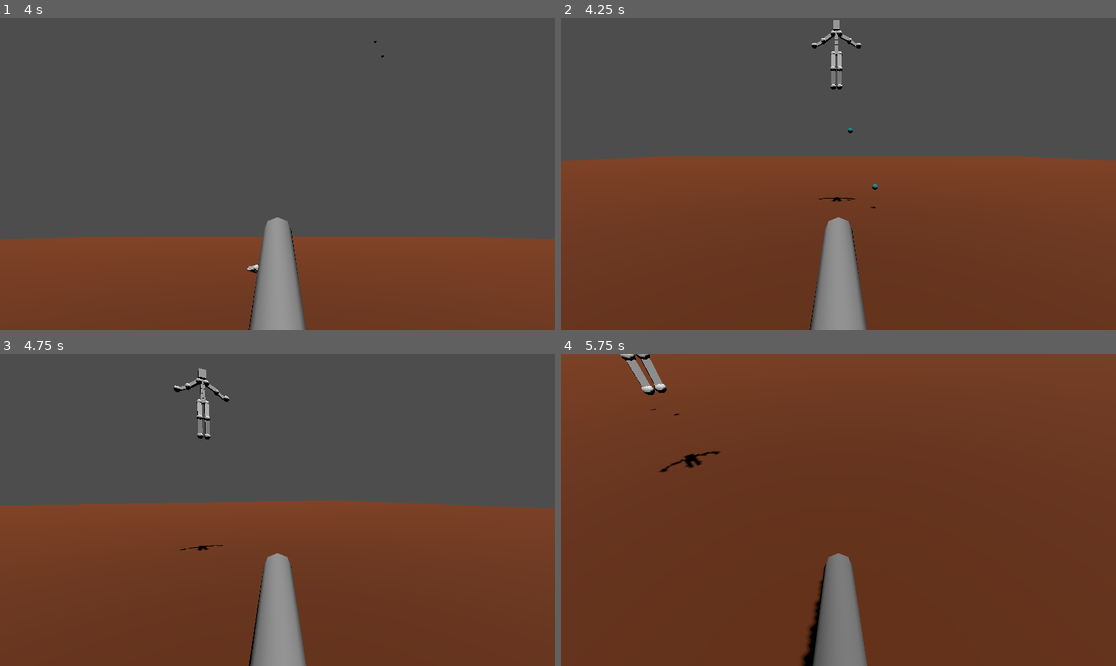
Above: before the commit, frames 1-4 (two rows, left to right).
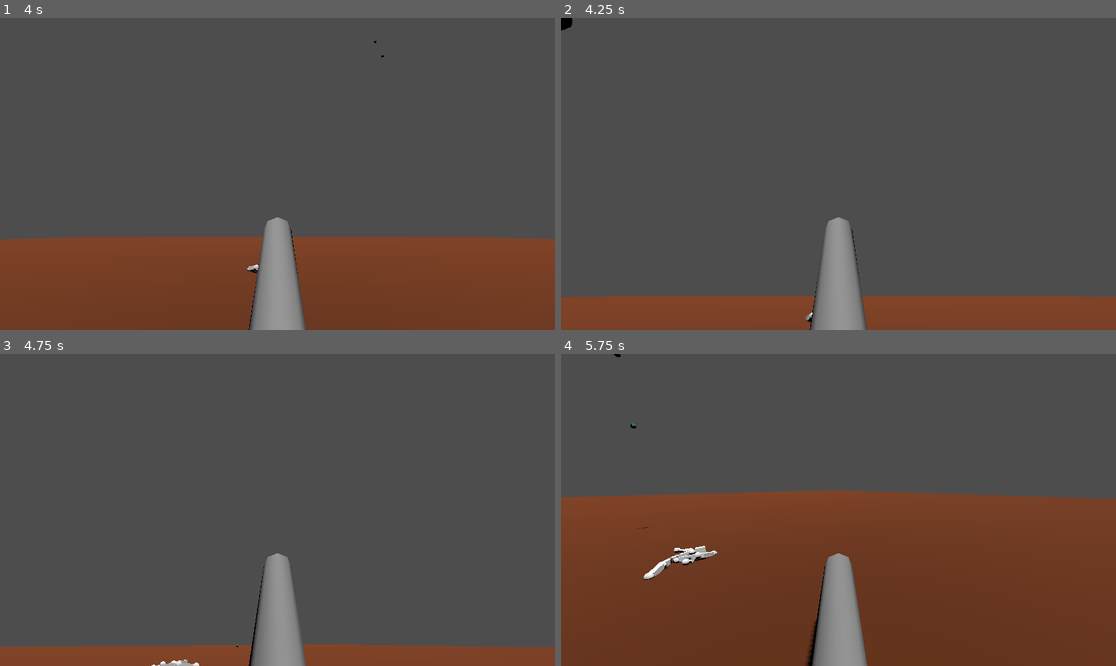
Above: after the commit, the same moments.

Repository: borbware/FGJ24
Game: Godot game, scene res://scenes/level_template_backup.tscn
Same seed, same stepped clock (60 frames per second), same inputs: the game is played once before the commit and once after it. This scene is started directly instead of the project's main scene.
Inputs:
- Up to frame 1 (4 s): hold W (left_stick_up) 0.53-2.03 s; tap Space (button_a) at 0.6, 2.1, 3.6 s; tap Ctrl (button_b) at 1.35, 2.85 s; hold S (left_stick_down) from 2.03 s (still down)
- Up to frame 2 (4.25 s): keep holding S (left_stick_down)
- Up to frame 3 (4.75 s): release S (left_stick_down) at 4.28 s; hold D (left_stick_right) from 4.28 s (still down); tap Ctrl (button_b) at 4.35 s
- Up to frame 4 (5.75 s): release D (left_stick_right) at 5.03 s; hold W (left_stick_up) from 5.03 s (still down); tap Space (button_a) at 5.1 s

Frame 1 is identical in both runs. In frame 2, 46% of the frame differs, in the area x 0-100%, y 0-98%; in frame 3, 47%, in the area x 0-100%, y 4-100%; in frame 4, 47%.
Error in both runs: Invalid assignment of property or key 'stream' with value of type 'Nil' on a base object of type 'null instance'. (res://scenes/Tykki.gd:27)

Commit message:
make music loop :-----------D

Diff:
--- a/scenes/ground.gd
+++ b/scenes/ground.gd
@@ -1,5 +1,6 @@
 extends StaticBody3D
 
+var reloaded = false
 
 # Called when the node enters the scene tree for the first time.
 func _ready():
@@ -12,7 +13,8 @@
 
 
 func _on_area_3d_body_entered(body):
-	if body.is_in_group("Player"):
+	if body.is_in_group("Player") and reloaded == false:
+		reloaded = true
 		get_node("AudioStreamPlayer").play()
-		await get_tree().create_timer(2).timeout
+		await get_tree().create_timer(4).timeout
 		get_tree().reload_current_scene()
--- a/scenes/lauri.tscn
+++ b/scenes/lauri.tscn
@@ -73,9 +73,9 @@
 body_offset = Transform3D(1.00003, 1.10865e-05, 2.69711e-06, 1.86265e-07, -4.09335e-05, -1.00004, -4.61936e-06, 1.00019, 2.96533e-06, -4.3273e-05, 0.0313168, -1.62125e-05)
 
 [node name="Physical Bone DEF-shoulder_L" parent="LevelTemplate/Human/ego/ego_rig/Skeleton3D" index="34"]
-transform = Transform3D(0.47416, -0.0862772, -0.883937, 0.3567, 0.928528, 0.10239, 0.80518, -0.360968, 0.480863, 0.0583421, 1.58068, 0.0204077)
-joint_offset = Transform3D(1, 0, 0, 0, -4.37112e-08, -0.999996, 0, 0.999996, -4.37112e-08, 0.028086, 0.00894724, 0.0594923)
-body_offset = Transform3D(0.934395, -0.354934, -0.0337962, 0.000167787, 0.108154, -1.00576, 0.356769, 0.928564, 0.101814, -0.0210571, 0.0588624, -0.0243855)
+transform = Transform3D(0.47416, -0.0862772, -0.883937, 0.3567, 0.928528, 0.10239, 0.80518, -0.360968, 0.480863, 0.0583374, 1.58068, 0.0204077)
+joint_offset = Transform3D(1, 0, 0, 0, -4.37112e-08, -0.999996, 0, 0.999996, -4.37112e-08, 0.0280882, 0.00894682, 0.0594882)
+body_offset = Transform3D(0.934395, -0.354934, -0.0337962, 0.000167787, 0.108154, -1.00576, 0.356769, 0.928564, 0.101814, -0.0210595, 0.0588584, -0.0243855)
 
 [node name="Physical Bone DEF-upper_arm_L" parent="LevelTemplate/Human/ego/ego_rig/Skeleton3D" index="35"]
 transform = Transform3D(-0.509568, 0.0781226, -0.856551, -0.830485, -0.292403, 0.469711, -0.214038, 0.953371, 0.214224, 0.256834, 1.5505, -0.0421672)
@@ -89,8 +89,8 @@
 
 [node name="Physical Bone DEF-forearm_L" parent="LevelTemplate/Human/ego/ego_rig/Skeleton3D" index="37"]
 transform = Transform3D(-0.51037, -0.240858, -0.82582, -0.833133, -0.100191, 0.544155, -0.213756, 0.965521, -0.149529, 0.497431, 1.41259, -0.0792007)
-joint_offset = Transform3D(1, 0, 0, 0, -4.37114e-08, -1, 0, 1, -4.37114e-08, -0.000351321, 0.000616478, 0.0666748)
-body_offset = Transform3D(1.00014, 1.69426e-05, 3.47123e-05, -4.86746e-05, 2.28882e-05, -1.00022, -3.65078e-06, 1.00014, 3.55244e-05, 0.000349045, 0.0666895, -0.000618935)
+joint_offset = Transform3D(1, 0, 0, 0, -4.37114e-08, -1, 0, 1, -4.37114e-08, -0.000351321, 0.000616479, 0.0666748)
+body_offset = Transform3D(1.00014, 1.69426e-05, 3.4716e-05, -4.86746e-05, 2.28882e-05, -1.00022, -3.65078e-06, 1.00014, 3.55095e-05, 0.000349045, 0.0666895, -0.000618935)
 
 [node name="Physical Bone DEF-forearm_L_001" parent="LevelTemplate/Human/ego/ego_rig/Skeleton3D" index="38"]
 transform = Transform3D(-0.510157, -0.241081, -0.824806, -0.833029, -0.0995774, 0.543508, -0.213698, 0.964287, -0.149385, 0.605073, 1.34152, -0.0591397)
@@ -98,9 +98,9 @@
 body_offset = Transform3D(0.999932, -0.000117302, 2.51606e-05, 7.89128e-05, -0.00067921, -0.99901, -8.49366e-06, 0.998942, -4.81308e-06, 0.000339508, 0.0658083, -5.91278e-05)
 
 [node name="Physical Bone DEF-shoulder_R" parent="LevelTemplate/Human/ego/ego_rig/Skeleton3D" index="39"]
-transform = Transform3D(0.473947, 0.0863719, 0.880875, -0.357069, 0.928605, 0.102005, -0.805083, -0.360932, 0.476903, -0.107229, 1.92042, 0.020514)
-joint_offset = Transform3D(1, 0, 0, 0, -4.37114e-08, -1, 0, 1, -4.37114e-08, 0.116333, -0.302305, 0.0680054)
-body_offset = Transform3D(0.934203, 0.354951, 0.0356565, -3.26931e-05, 0.108054, -1.00111, -0.357138, 0.928641, 0.101431, -0.00379992, 0.10075, 0.315382)
+transform = Transform3D(0.473947, 0.0863719, 0.880875, -0.357069, 0.928605, 0.102005, -0.805083, -0.360932, 0.476903, -0.107229, 1.92046, 0.020514)
+joint_offset = Transform3D(1, 0, 0, 0, -4.37114e-08, -1, 0, 1, -4.37114e-08, 0.116344, -0.302335, 0.0680021)
+body_offset = Transform3D(0.934203, 0.354951, 0.0356565, -3.26931e-05, 0.108054, -1.00111, -0.357138, 0.928641, 0.101431, -0.00379992, 0.10075, 0.315414)
 
 [node name="Physical Bone DEF-upper_arm_R" parent="LevelTemplate/Human/ego/ego_rig/Skeleton3D" index="40"]
 transform = Transform3D(-0.508465, -0.0780645, 0.856502, 0.83099, -0.292359, 0.469677, 0.211742, 0.953159, 0.214214, -0.256965, 1.55068, -0.0421104)
@@ -109,8 +109,8 @@
 
 [node name="Physical Bone DEF-upper_arm_R_001" parent="LevelTemplate/Human/ego/ego_rig/Skeleton3D" index="41"]
 transform = Transform3D(-0.510259, -0.0780928, 0.856541, 0.833085, -0.292369, 0.469681, 0.213739, 0.953154, 0.214235, -0.380641, 1.48294, -0.0730772)
-joint_offset = Transform3D(1, 0, 0, 0, -4.37114e-08, -1, 0, 1, -4.37114e-08, 2.53559e-05, 1.41193e-05, 0.0721569)
-body_offset = Transform3D(1.00004, -4.75347e-06, -7.77841e-06, -2.4382e-05, 2.70456e-05, -1.00008, 1.06543e-05, 1.00004, 1.57803e-05, -2.47955e-05, 0.0721626, -1.52588e-05)
+joint_offset = Transform3D(1, 0, 0, 0, -4.37114e-08, -1, 0, 1, -4.37114e-08, 2.53556e-05, 1.41182e-05, 0.0721569)
+body_offset = Transform3D(1.00004, -4.75347e-06, -7.77468e-06, -2.4382e-05, 2.70456e-05, -1.00008, 1.06543e-05, 1.00004, 1.57952e-05, -2.47955e-05, 0.0721626, -1.52588e-05)
 
 [node name="Physical Bone DEF-forearm_R" parent="LevelTemplate/Human/ego/ego_rig/Skeleton3D" index="42"]
 transform = Transform3D(-0.510276, 0.240856, 0.825726, 0.83311, -0.100151, 0.544144, 0.213743, 0.965494, -0.149554, -0.496768, 1.4135, -0.0786357)
--- a/scenes/level_template.tscn
+++ b/scenes/level_template.tscn
@@ -1,6 +1,7 @@
-[gd_scene load_steps=23 format=3 uid="uid://bxt60620luavk"]
-
-[ext_resource type="AudioStream" uid="uid://bkam3xc2xikqo" path="res://assets/music/FGJ24-umz-v1.mp3" id="2_yxqhm"]
+[gd_scene load_steps=30 format=3 uid="uid://bxt60620luavk"]
+
+[ext_resource type="AudioStream" uid="uid://b5rcj7r01ts0l" path="res://assets/music/FGJ24-umz-v2.mp3" id="1_se55x"]
+[ext_resource type="Script" path="res://scenes/loopmusic.gd" id="2_honbs"]
 [ext_resource type="PackedScene" uid="uid://b2y3a778f3dj0" path="res://scenes/humanmodel2.tscn" id="4_bhy3q"]
 [ext_resource type="PackedScene" uid="uid://bh7ej8uv6rxsp" path="res://scenes/ground.tscn" id="5_2wf3r"]
 [ext_resource type="Script" path="res://scenes/Tykki.gd" id="5_85uj6"]
@@ -12,10 +13,16 @@
 [ext_resource type="PackedScene" path="res://scenes/ammos/kori-ammo.tscn" id="9_fbhpu"]
 [ext_resource type="PackedScene" path="res://scenes/ammos/pannu-ammo.tscn" id="10_bgtal"]
 [ext_resource type="AudioStream" uid="uid://bp7mopy8wf1qc" path="res://assets/sound-fx/Launch1.wav" id="11_dhwfa"]
+[ext_resource type="PackedScene" path="res://scenes/ammos/kitara-ammo.tscn" id="11_ge6pc"]
+[ext_resource type="PackedScene" path="res://scenes/ammos/oven-ammo.tscn" id="12_jb6hx"]
 [ext_resource type="AudioStream" uid="uid://dju43pbrh1nhg" path="res://assets/sound-fx/Launch2.wav" id="12_uwrdc"]
+[ext_resource type="PackedScene" path="res://scenes/ammos/pullo-ammo.tscn" id="13_3wsnv"]
 [ext_resource type="AudioStream" uid="uid://byk5mgvjaakx3" path="res://assets/sound-fx/Launch3.wav" id="13_mg1aj"]
+[ext_resource type="PackedScene" path="res://scenes/ammos/pöytä-ammo.tscn" id="14_7fm7s"]
 [ext_resource type="AudioStream" uid="uid://df2i0gq4jbg64" path="res://assets/sound-fx/Launch4.wav" id="14_wcnia"]
 [ext_resource type="AudioStream" uid="uid://cnmwvxqrir7qr" path="res://assets/sound-fx/Launch5.wav" id="15_a0jik"]
+[ext_resource type="PackedScene" path="res://scenes/ammos/tv-ammo.tscn" id="15_wgxqp"]
+[ext_resource type="PackedScene" path="res://scenes/ammos/vase-ammo.tscn" id="16_egxdx"]
 [ext_resource type="AudioStream" uid="uid://pvquqtllyao0" path="res://assets/sound-fx/Launch6.wav" id="16_ymefg"]
 [ext_resource type="AudioStream" uid="uid://dd6k1jblldwyn" path="res://assets/sound-fx/Launch7.wav" id="17_vwrat"]
 [ext_resource type="AudioStream" uid="uid://bgejuxwdtfc0j" path="res://assets/sound-fx/Launch8.wav" id="18_a418d"]
@@ -34,8 +41,9 @@
 shadow_enabled = true
 
 [node name="AudioStreamPlayer" type="AudioStreamPlayer" parent="."]
-stream = ExtResource("2_yxqhm")
+stream = ExtResource("1_se55x")
 autoplay = true
+script = ExtResource("2_honbs")
 
 [node name="Human" parent="." instance=ExtResource("4_bhy3q")]
 transform = Transform3D(1, 0, 0, 0, 1, 0, 0, 0, 1, -1, 3.71616, 1.78707)
@@ -61,9 +69,9 @@
 body_offset = Transform3D(1.00003, -0.00270149, -4.24683e-07, 2.1957e-05, -0.00215632, -1.00007, 3.39749e-06, 1.00663, 3.9041e-06, 1.93119e-05, 0.0683379, 7.1764e-05)
 
 [node name="Physical Bone DEF-spine_002" parent="Human/ego/ego_rig/Skeleton3D" index="30"]
-transform = Transform3D(1.00014, -2.72691e-06, 1.86637e-06, -1.79823e-05, 0.0318232, -0.999824, -5.64743e-06, 0.999823, 0.0318213, -1.09673e-05, 1.46469, -0.00401568)
-joint_offset = Transform3D(1, 0, 0, 0, -3.61999e-06, -1, 0, 1, -3.61999e-06, 1.06401e-05, -0.00185039, 0.171761)
-body_offset = Transform3D(1.00014, -2.72691e-06, 1.86637e-06, -1.77935e-05, -1.49012e-08, -1.00033, -6.21663e-06, 1.00033, -1.85147e-06, -1.09673e-05, 0.171818, 0.00185132)
+transform = Transform3D(1.00014, -2.72691e-06, 1.86637e-06, -1.79823e-05, 0.0318232, -0.999824, -5.64743e-06, 0.999823, 0.0318213, -1.09673e-05, 1.47821, -0.00401556)
+joint_offset = Transform3D(1, 0, 0, 0, -3.61999e-06, -1, 0, 1, -3.61999e-06, 1.06138e-05, -0.00228045, 0.185271)
+body_offset = Transform3D(1.00014, -2.72691e-06, 1.86637e-06, -1.77935e-05, -1.49012e-08, -1.00033, -6.21663e-06, 1.00033, -1.85147e-06, -1.09673e-05, 0.185332, 0.00228155)
 
 [node name="Physical Bone DEF-spine_003" parent="Human/ego/ego_rig/Skeleton3D" index="31"]
 transform = Transform3D(1.00004, 3.51667e-06, -0.000295168, -2.50918e-06, 0.028563, -0.999488, -7.92859e-07, 0.999622, 0.0285646, -2.38419e-07, 1.56197, -0.00927067)
@@ -81,9 +89,9 @@
 body_offset = Transform3D(1.00003, 1.10865e-05, 2.69711e-06, 1.86265e-07, -4.09335e-05, -1.00004, -4.61936e-06, 1.00019, 2.96533e-06, -4.3273e-05, 0.0313344, 6.53267e-05)
 
 [node name="Physical Bone DEF-shoulder_L" parent="Human/ego/ego_rig/Skeleton3D" index="34"]
-transform = Transform3D(0.474161, -0.0862772, -0.881346, 0.3567, 0.928528, 0.102045, 0.805181, -0.360968, 0.476886, 0.106847, 1.52935, 0.0202855)
-joint_offset = Transform3D(1, 0, 0, 0, -3.61998e-06, -0.999996, 0, 0.999996, -3.61998e-06, 0.0235211, 0.0607639, 0.107173)
-body_offset = Transform3D(0.934396, -0.354934, -0.0359103, 0.000167787, 0.108154, -1.00151, 0.356769, 0.928564, 0.101471, 0.00343776, 0.100759, -0.0756898)
+transform = Transform3D(0.474161, -0.0862772, -0.881346, 0.3567, 0.928528, 0.102045, 0.805181, -0.360968, 0.476886, 0.106839, 1.51732, 0.0202854)
+joint_offset = Transform3D(1, 0, 0, 0, -3.61998e-06, -0.999996, 0, 0.999996, -3.61998e-06, 0.0278172, 0.0719425, 0.108381)
+body_offset = Transform3D(0.934396, -0.354934, -0.0359103, 0.000167787, 0.108154, -1.00151, 0.356769, 0.928564, 0.101471, 0.00343454, 0.100759, -0.0877252)
 
 [node name="Physical Bone DEF-upper_arm_L" parent="Human/ego/ego_rig/Skeleton3D" index="35"]
 transform = Transform3D(-0.509568, 0.0782533, -0.856551, -0.830485, -0.292369, 0.469711, -0.214038, 0.953371, 0.214224, 0.257008, 1.55061, -0.0422457)
@@ -109,9 +117,9 @@
 transform = Transform3D(1, 7.45058e-09, 0, -1.49012e-08, 0, 1, 5.21541e-08, -1, 0, 0, 0, 0)
 
 [node name="Physical Bone DEF-shoulder_R" parent="Human/ego/ego_rig/Skeleton3D" index="39"]
-transform = Transform3D(0.473995, 0.0863719, 0.882375, -0.357066, 0.928605, 0.102328, -0.805114, -0.360932, 0.479511, -0.107001, 1.53549, 0.0205051)
-joint_offset = Transform3D(1, 0, 0, 0, -3.61999e-06, -1, 0, 1, -3.61999e-06, -0.0208982, 0.0552052, 0.106347)
-body_offset = Transform3D(0.934254, 0.354951, 0.0341695, -5.85914e-05, 0.108054, -1.00373, -0.357135, 0.928641, 0.101753, -0.00370479, 0.100777, -0.0695505)
+transform = Transform3D(0.473995, 0.0863719, 0.882375, -0.357066, 0.928605, 0.102328, -0.805114, -0.360932, 0.479511, -0.107001, 1.52346, 0.0205052)
+joint_offset = Transform3D(1, 0, 0, 0, -3.61999e-06, -1, 0, 1, -3.61999e-06, -0.0251882, 0.066383, 0.107558)
+body_offset = Transform3D(0.934254, 0.354951, 0.0341695, -5.85914e-05, 0.108054, -1.00373, -0.357135, 0.928641, 0.101753, -0.00370574, 0.100784, -0.0815859)
 
 [node name="Physical Bone DEF-upper_arm_R" parent="Human/ego/ego_rig/Skeleton3D" index="40"]
 transform = Transform3D(-0.508465, -0.0781751, 0.856502, 0.83099, -0.29233, 0.469677, 0.211741, 0.953158, 0.214214, -0.257057, 1.55079, -0.0421106)
@@ -177,7 +185,7 @@
 transform = Transform3D(1, 0, 0, 0, 1, 0, 0, 0, 1, -0.933751, -0.148251, 7.00442)
 script = ExtResource("5_85uj6")
 ammo_prefab = ExtResource("6_ousrh")
-ammo_prefabs = Array[PackedScene]([ExtResource("5_671od"), E …(78 unchanged characters)… urce("9_fbhpu"), ExtResource("10_bgtal")])
+ammo_prefabs = Array[PackedScene]([ExtResource("5_671od"), E …(78 unchanged characters)… urce("9_fbhpu"), ExtResource("10_bgtal"), ExtResource("11_ge6pc"), ExtResource("12_jb6hx"), ExtResource("13_3wsnv"), ExtResource("14_7fm7s"), ExtResource("15_wgxqp"), ExtResource("16_egxdx")])
 force = 50.0
 rotate_ground_speed = 1.0
 rotate_up_speed = 1.0
--- /dev/null
+++ b/scenes/loopmusic.gd
@@ -0,0 +1,5 @@
+extends AudioStreamPlayer
+
+func _ready():
+	await get_tree().create_timer(60*1+48).timeout
+	get_tree().reload_current_scene()
